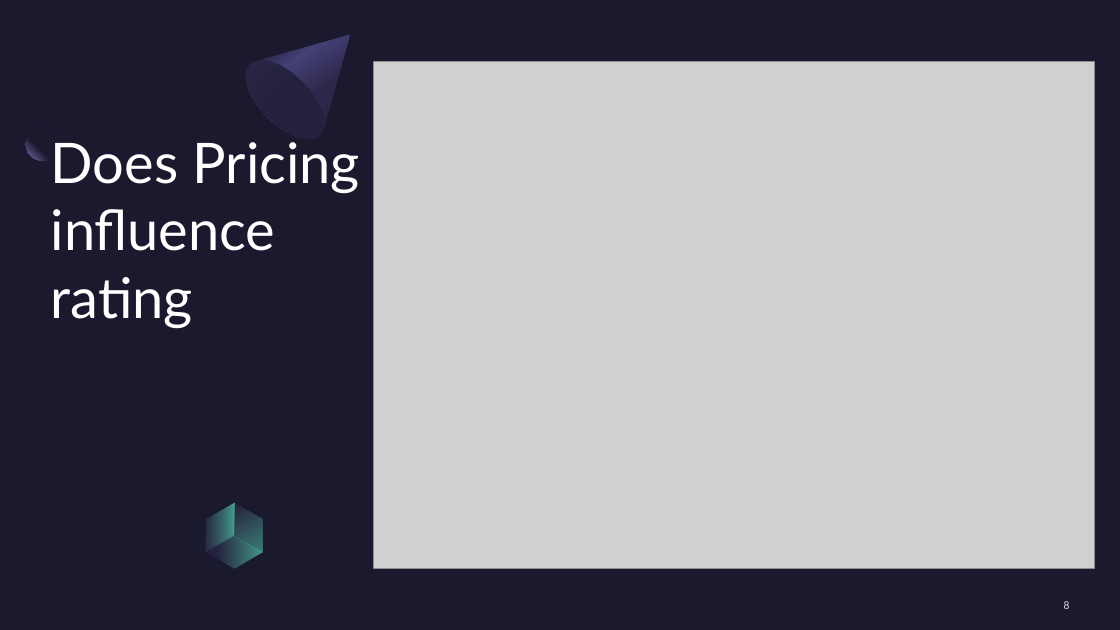
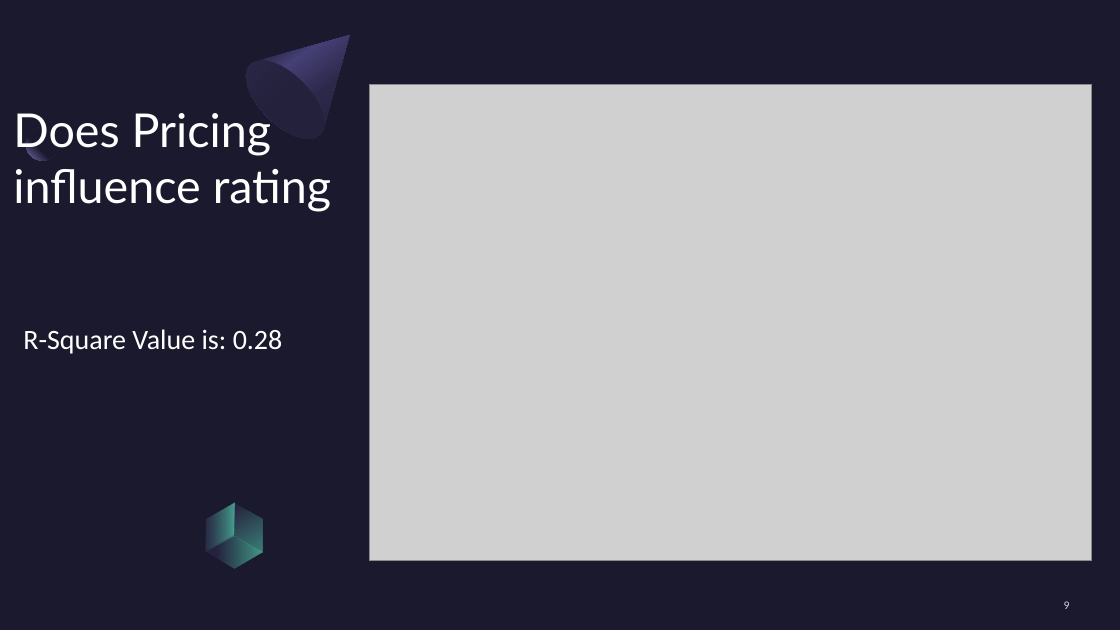
Before and after one commit to mward95/Restaurant_API, a slide deck: slide 9 of Sanjay Dabra/Presentation1.pptx (slide 8 before the commit). Drawn at 1120x630 pixels with LibreOffice and Linux fonts; fonts in the diff are those of the drawing; grey boxes stand for pictures. Boxes give left, top, right and bottom in pixels: in the first picture for what was removed or moved away, otherwise in the second. Text is boxed around its words. In the diff, an @@ line names an element or a change of style, - is before the commit and + after.

```diff
--- a/Sanjay Dabra/Presentation1.pptx
+++ b/Sanjay Dabra/Presentation1.pptx
@@ title "Does Pricing influence rating": place and size @@
-title "Does Pricing influence rating" at bbox=[51, 142, 360, 328]
+title "Does Pricing influence rating" at bbox=[13, 113, 331, 212]
@@ title "Does Pricing influence rating" at bbox=[13, 113, 331, 212]: size 48 to 40 pt; vertical alignment bottom to middle @@
@@ picture: place and size @@
-picture at bbox=[373, 62, 1094, 569]
+picture at bbox=[370, 85, 1091, 561]
@@ text added at bbox=[23, 329, 283, 354], 24 pt, text #FFFFFF @@
+R-Square Value is: 0.28
@@ page number at bbox=[1064, 601, 1070, 609]: text changed @@
-8
+9
```
Also in this commit, not shown: 6 other slides changed, 1 slide added, 1 other file.
